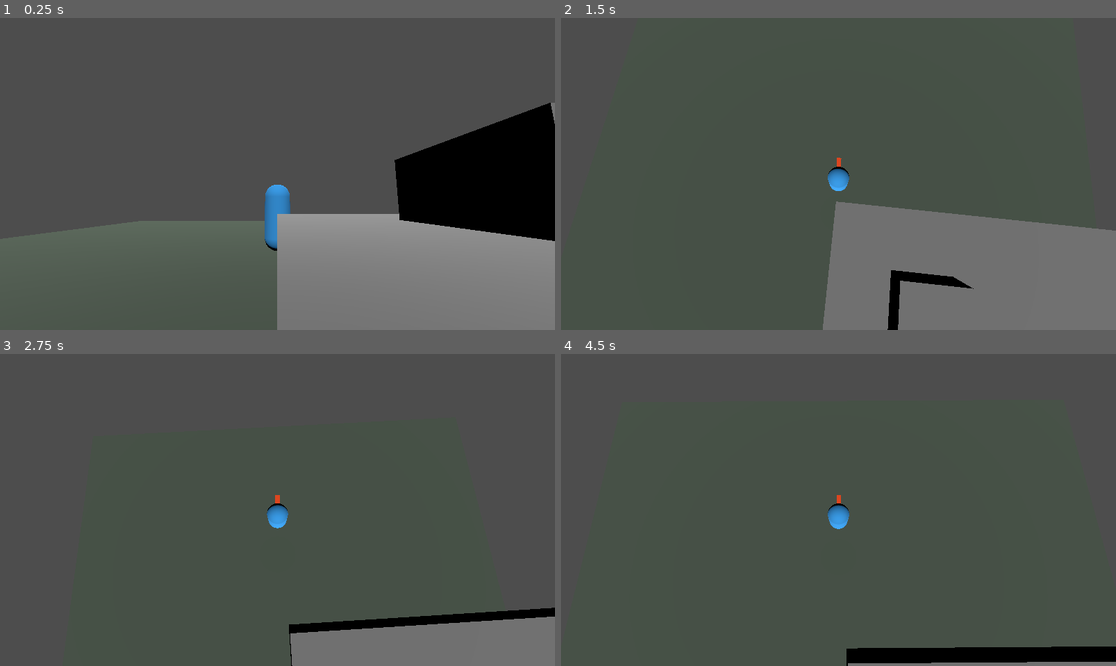
Above: before the commit, frames 1-4 (two rows, left to right).
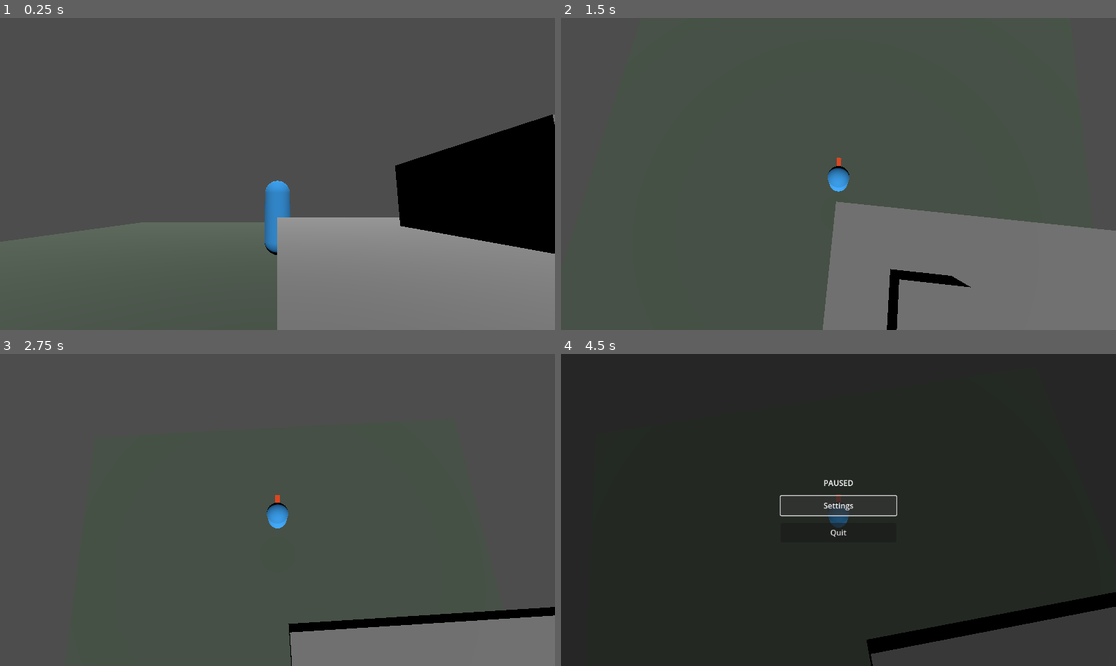
Above: after the commit, the same moments.

Repository: glenn-woods/Hiveminders
Game: Godot game, scene res://scenes/main.tscn
Same seed, same stepped clock (60 frames per second), same inputs: the game is played once before the commit and once after it.
Inputs (mouse positions are in pixels of both pictures, inside the frame that each line leads up to):
- Up to frame 1 (0.25 s): no input
- Up to frame 2 (1.5 s): tap Enter at 0.5 s; move the mouse to (866, 174) at 0.52 s; hold W (move_up) 0.53-1.28 s; tap Tab (toggle_mode) at 0.6 s; click (866, 174) at 0.67 s; tap Space (jump) at 0.77, 1.07 s; tap P at 0.8 s; move the mouse to (810, 174) at 1.27 s; click (810, 174) at 1.35 s
- Up to frame 3 (2.75 s): tap Space at 1.52, 1.82 s; tap Tab (toggle_mode) at 1.55, 2.3 s; move the mouse to (288, 503) at 2.02 s; hold W (move_up) from 2.03 s (still down); tap Space (jump) at 2.1 s; click (288, 503) at 2.17 s
- Up to frame 4 (4.5 s): move the mouse to (832, 516) at 2.77 s; release W (move_up) at 2.78 s; tap P at 2.85 s; click (832, 516) at 2.92 s; tap Space at 3.02, 3.32, 3.77, 3.8, 4.07 s; tap E at 3.05, 3.6 s; move the mouse to (877, 513) at 3.52 s; click (877, 513) at 3.67 s; tap Escape (pause) at 4.15 s; click (838, 506) at 4.25 s, where only the run after the commit has a clickable "Settings"

The runs differ from the first frame. In frame 1, 2.3% of the frame differs, in the area x 2-100%, y 27-76%; in frame 2, 0.2%; in frame 3, 0.3%; in frame 4, 99%, in the area x 0-100%, y 0-100%.

Commit message:
added pause menu

Diff:
--- a/hiveminders/input/input_bindings.csv
+++ b/hiveminders/input/input_bindings.csv
@@ -1,6 +1,11 @@
 context,action,action_type,gamepad,keyboard_mouse
 base,pause,BOOL,joy_button:6,key:Escape
-base,toggle_mode,BOOL,joy_button:4,key:Tab
+ui,select,BOOL,joy_button:0,mouse_button:1
+ui,back,BOOL,joy_button:1,key:Escape
+ui,ui_up,BOOL,joy_axis:1:-1.0,key:W
+ui,ui_down,BOOL,joy_axis:1:1.0,key:S
+ui,ui_left,BOOL,joy_axis:0:-1.0,key:A
+ui,ui_right,BOOL,joy_axis:0:1.0,key:D
 isometric,select,BOOL,joy_button:0,mouse_button:1
 isometric,camera_pan_left,BOOL,joy_axis:0:-1.0,key:A
 isometric,camera_pan_right,BOOL,joy_axis:0:1.0,key:D
@@ -8,6 +13,7 @@
 isometric,camera_pan_down,BOOL,joy_axis:1:1.0,key:S
 isometric,camera_zoom_in,BOOL,joy_button:11,mouse_button:4
 isometric,camera_zoom_out,BOOL,joy_button:12,mouse_button:5
+isometric,toggle_mode,BOOL,joy_button:4,key:Tab
 third_person,move_left,BOOL,joy_axis:0:1.0,key:A
 third_person,move_right,BOOL,joy_axis:0:-1.0,key:D
 third_person,move_up,BOOL,joy_axis:1:-1.0,key:W
@@ -19,3 +25,4 @@
 third_person,look_up,BOOL,joy_axis:3:-1.0,
 third_person,look_down,BOOL,joy_axis:3:1.0,
 third_person,jump,BOOL,joy_button:0,key:Space
+third_person,toggle_mode,BOOL,joy_button:4,key:Tab
--- a/hiveminders/scenes/main.tscn
+++ b/hiveminders/scenes/main.tscn
@@ -6,7 +6,7 @@
 
 [sub_resource type="CapsuleMesh" id="capsule_mesh"]
 radius = 0.35
-height = 1.8
+height = 2
 
 [sub_resource type="StandardMaterial3D" id="player_material"]
 albedo_color = Color(0.2, 0.6, 0.9, 1.0)
@@ -19,13 +19,13 @@
 
 [sub_resource type="CapsuleShape3D" id="capsule_shape"]
 radius = 0.35
-height = 1.8
+height = 2
 
 [sub_resource type="PlaneMesh" id="floor_mesh"]
 size = Vector2(20, 20)
 
 [sub_resource type="BoxShape3D" id="floor_shape"]
-size = Vector3(20, 0.1, 20)
+size = Vector3(20, 1, 20)
 
 [sub_resource type="StandardMaterial3D" id="floor_material"]
 albedo_color = Color(0.3, 0.35, 0.3, 1.0)
@@ -60,7 +60,7 @@
 surface_material_override/0 = SubResource("floor_material")
 
 [node name="FloorCollision" type="CollisionShape3D" parent="Floor"]
-transform = Transform3D(1, 0, 0, 0, 1, 0, 0, 0, 1, 0, -0.05, 0)
+transform = Transform3D(1, 0, 0, 0, 1, 0, 0, 0, 1, 0, -0.5, 0)
 shape = SubResource("floor_shape")
 
 [node name="Light" type="DirectionalLight3D" parent="."]
--- /dev/null
+++ b/hiveminders/scenes/ui/pause_menu.tscn
@@ -0,0 +1,42 @@
+[gd_scene load_steps=2 format=3]
+
+[ext_resource type="Script" path="res://scripts/ui/pause_menu.gd" id="1"]
+
+[node name="PauseMenu" type="CanvasLayer"]
+process_mode = 3
+script = ExtResource("1")
+
+[node name="Overlay" type="ColorRect" parent="."]
+visible = false
+anchor_right = 1.0
+anchor_bottom = 1.0
+grow_horizontal = 2
+grow_vertical = 2
+color = Color(0, 0, 0, 0.5)
+
+[node name="Panel" type="VBoxContainer" parent="."]
+visible = false
+anchor_left = 0.5
+anchor_top = 0.5
+anchor_right = 0.5
+anchor_bottom = 0.5
+offset_left = -120.0
+offset_top = -80.0
+offset_right = 120.0
+offset_bottom = 80.0
+grow_horizontal = 2
+grow_vertical = 2
+theme_override_constants/separation = 16
+alignment = 1
+
+[node name="Title" type="Label" parent="Panel"]
+horizontal_alignment = 1
+text = "PAUSED"
+
+[node name="SettingsButton" type="Button" parent="Panel"]
+custom_minimum_size = Vector2(200, 40)
+text = "Settings"
+
+[node name="QuitButton" type="Button" parent="Panel"]
+custom_minimum_size = Vector2(200, 40)
+text = "Quit"
--- a/hiveminders/scripts/main_scene.gd
+++ b/hiveminders/scripts/main_scene.gd
@@ -5,6 +5,9 @@
 var _gameplay_contexts: Array[String] = ["third_person", "isometric"]
 var _current_index: int = 0
 var _grid: TileGrid
+var _pause_menu: Node = null
+
+const PauseMenuScene: PackedScene = preload("res://scenes/ui/pause_menu.tscn")
 
 
 func _ready() -> void:
@@ -35,6 +38,10 @@
 	# Build initial meshes + collision
 	_grid.build_all_meshes()
 
+	# Pause menu
+	_pause_menu = PauseMenuScene.instantiate()
+	add_child(_pause_menu)
+
 
 func _process(_delta: float) -> void:
 	if InputMap.has_action("toggle_mode") and Input.is_action_just_pressed("toggle_mode"):
--- a/hiveminders/scripts/player.gd
+++ b/hiveminders/scripts/player.gd
@@ -45,7 +45,7 @@
 			-camera_rig.global_transform.basis.z.z
 		)
 		var forward: Vector3 = Vector3(sin(cam_yaw), 0.0, cos(cam_yaw))
-		var right: Vector3 = Vector3(cos(cam_yaw), 0.0, -sin(cam_yaw))
+		var right: Vector3 = Vector3(cos(cam_yaw), 0.0, sin(cam_yaw))
 		var move_dir: Vector3 = (right * input_dir.x + forward * -input_dir.y).normalized()
 		velocity.x = move_dir.x * move_speed
 		velocity.z = move_dir.z * move_speed
--- /dev/null
+++ b/hiveminders/scripts/ui/pause_menu.gd
@@ -0,0 +1,81 @@
+extends CanvasLayer
+
+## Pause menu UI. Shows a dimmed overlay with Settings and Quit buttons.
+## Navigable with mouse, controller, or keyboard via ui context actions.
+
+signal resumed
+
+## Set to false to prevent pausing (e.g. in multiplayer).
+var allow_pause: bool = true
+
+var _paused_state: bool = false
+
+@onready var _overlay: ColorRect = $Overlay
+@onready var _panel: VBoxContainer = $Panel
+@onready var _settings_btn: Button = $Panel/SettingsButton
+@onready var _quit_btn: Button = $Panel/QuitButton
+
+
+func _ready() -> void:
+	_overlay.visible = false
+	_panel.visible = false
+	_settings_btn.pressed.connect(_on_settings)
+	_quit_btn.pressed.connect(_on_quit)
+	_settings_btn.focus_neighbor_bottom = _quit_btn.get_path()
+	_quit_btn.focus_neighbor_top = _settings_btn.get_path()
+
+
+func _input(event: InputEvent) -> void:
+	if event.is_action_pressed("pause"):
+		if _paused_state:
+			unpause()
+		elif allow_pause:
+			pause()
+		get_viewport().set_input_as_handled()
+		return
+
+	if not _paused_state:
+		return
+
+	# UI context actions while paused
+	if event.is_action_pressed("back"):
+		unpause()
+		get_viewport().set_input_as_handled()
+	elif event.is_action_pressed("select"):
+		# Activate the currently focused button
+		var focused: Control = get_viewport().gui_get_focus_owner()
+		if focused is Button:
+			focused.emit_signal("pressed")
+		get_viewport().set_input_as_handled()
+
+
+func pause() -> void:
+	_paused_state = true
+	_overlay.visible = true
+	_panel.visible = true
+	InputSystem.push_context("ui")
+	get_tree().paused = true
+	Input.set_mouse_mode(Input.MOUSE_MODE_VISIBLE)
+	_settings_btn.grab_focus()
+
+
+func unpause() -> void:
+	_paused_state = false
+	_overlay.visible = false
+	_panel.visible = false
+	get_tree().paused = false
+	InputSystem.pop_context()
+	Input.set_mouse_mode(Input.MOUSE_MODE_CAPTURED)
+	resumed.emit()
+
+
+func paused_state() -> bool:
+	return _paused_state
+
+
+func _on_settings() -> void:
+	print("[pause_menu] Settings pressed (placeholder)")
+
+
+func _on_quit() -> void:
+	get_tree().quit()
Binary file changed: hiveminders/input/input_bindings.action.translation
Binary file changed: hiveminders/input/input_bindings.gamepad.translation
Binary file changed: hiveminders/input/input_bindings.keyboard.translation
Not shown, added: hiveminders/scripts/ui/pause_menu.gd.uid
